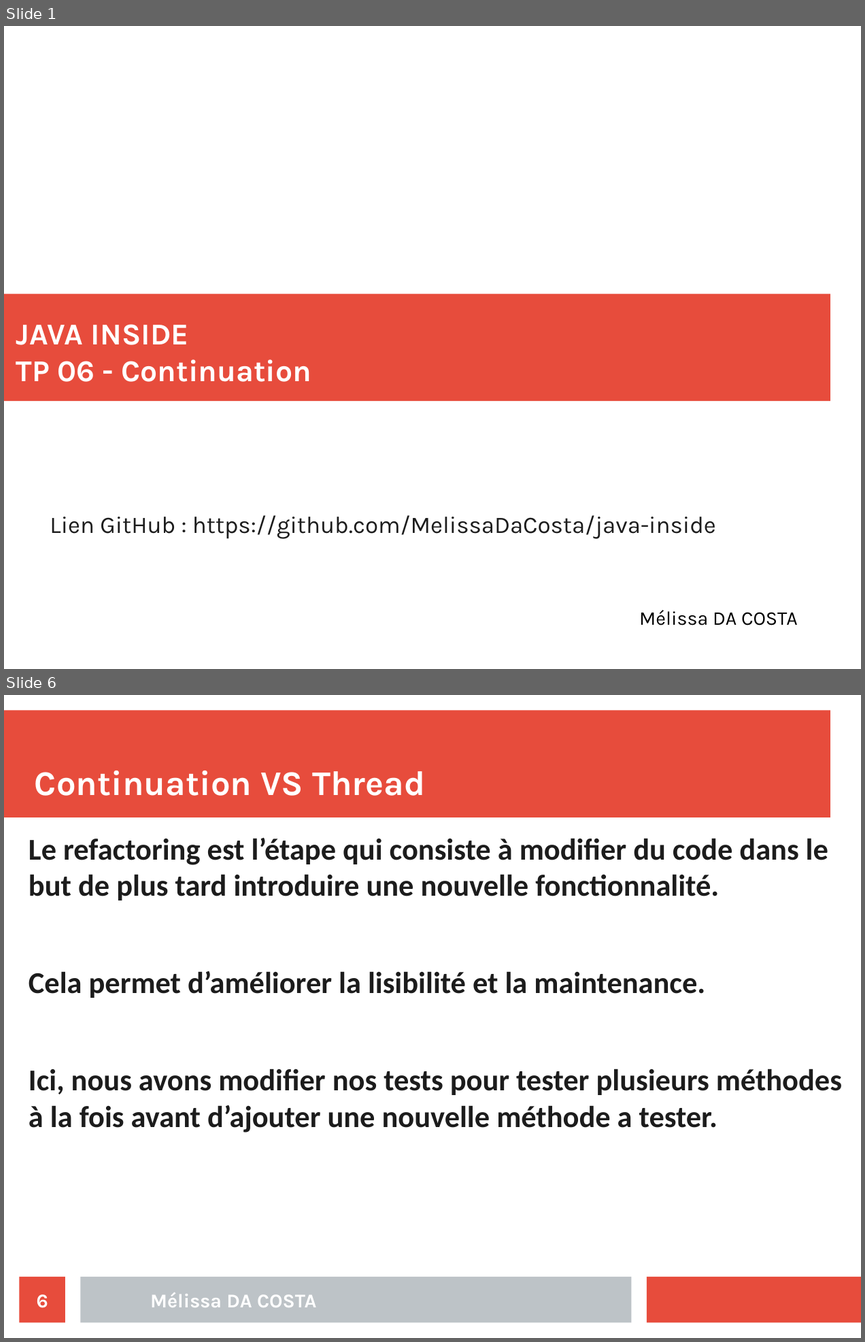
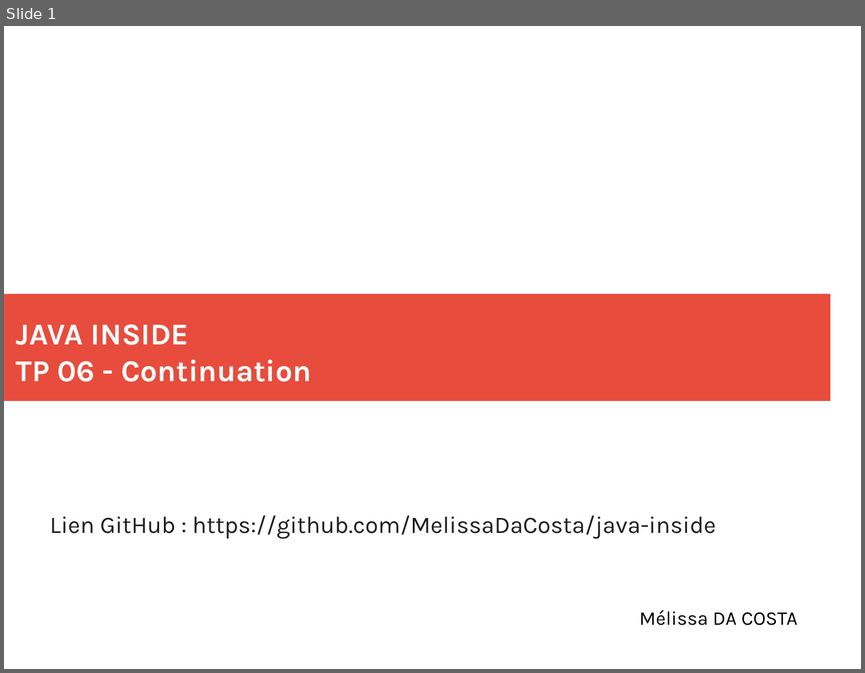
Before and after one commit to MelissaDaCosta/java-inside, a slide deck: lab6/Mélissa_DA_COSTA_slides_TP06.odp. Shown one above the other, each under a label of ours: slides 1 and 6 before the commit, slide 1 after it; the slides between them are not shown. The pictures are 865x1342 and 865x673 pixels, drawn with LibreOffice and Linux fonts; fonts in the diff are those of the drawing. Boxes give left, top, right and bottom in pixels: in the first picture for what was removed or moved away, otherwise in the second. Text is boxed around its words. In the diff, an @@ line names an element or a change of style, - is before the commit and + after.

```diff
--- a/lab6/Mélissa_DA_COSTA_slides_TP06.odp
+++ b/lab6/Mélissa_DA_COSTA_slides_TP06.odp
@@ slide 6 removed at (x1=4, y1=695, x2=861, y2=1338), background #FFFFFF @@
@@ rectangle removed at (x1=4, y1=711, x2=830, y2=818) @@
@@ title removed at (x1=35, y1=770, x2=425, y2=796) @@
-Continuation VS Thread
@@ text removed at (x1=28, y1=837, x2=842, y2=1132) @@
-Le refactoring est l’étape qui consiste à modifier du code dans le but de plus tard introduire une nouvelle fonctionnalité.
-Cela permet d’améliorer la lisibilité et la maintenance.
-Ici, nous avons modifier nos tests pour tester plusieurs méthodes à la fois avant d’ajouter une nouvelle méthode a tester.
@@ page number removed at (x1=20, y1=1276, x2=65, y2=1323) @@
-6
@@ rectangle removed at (x1=80, y1=1276, x2=632, y2=1323) @@
@@ rectangle removed at (x1=647, y1=1276, x2=861, y2=1323) @@
@@ text removed at (x1=150, y1=1292, x2=317, y2=1307) @@
-Mélissa DA COSTA
```
Also in this commit, not shown: 6 slides added, 5 other slides removed, 4 other files.
